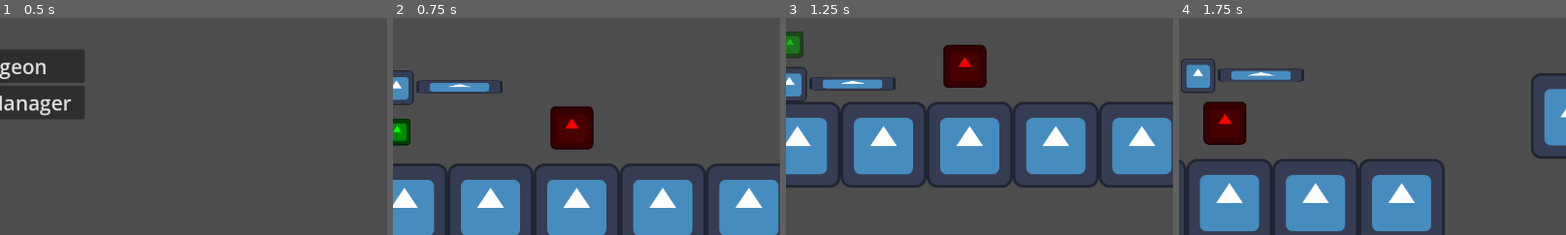
Above: before the commit, frames 1-4 (left to right).
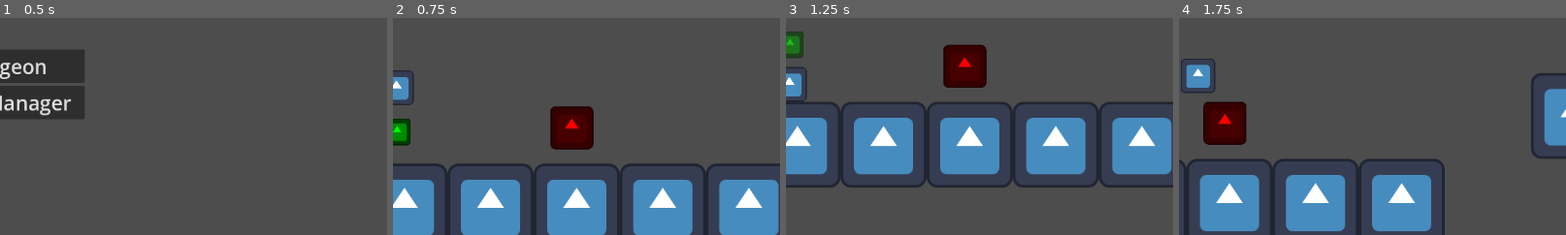
Above: after the commit, the same moments.

Repository: TheHumanMRP/RPG-Life-Tracker
Game: Godot game, scene res://Folders/Systems/Main/Scenes/main_scene.tscn
Two runs of this game, one before a commit and one after it. Both use one fixed random seed, a clock stepped at 60 frames per second and the inputs below. The engine's default icon, where the game draws it, is replaced by a stand-in: a white triangle on a blue panel in a dark square.
Inputs (mouse positions are % of the whole screen's width and height, from its top left):
- Up to frame 1 (0.5 s): no input
- Up to frame 2 (0.75 s): click "Dungeon" at 0.5 s
- Up to frame 3 (1.25 s): no input
- Up to frame 4 (1.75 s): move the mouse to (31, 92) at 1.27 s; hold D (move_right) from 1.28 s (still down); tap E (equip_item) at 1.35 s; click (31, 92) at 1.42 s; tap Space (jump) at 1.52 s
The pictures show only the part of the screen within x 50-99%, y 35-85%; the shares and areas given below are measured in that part.

Frame 1 is identical in both runs. In frame 2, 0.9% of the frame differs, in the area x 6-29%, y 28-35%; in frame 3, 0.9%, in the area x 6-29%, y 27-34%; in frame 4, 0.9%.
Error before the commit: Invalid access to property or key 'info_getter' on a base object of type 'Node (global.gd)'. (res://Folders/Systems/Player/player.gd:48)

Commit message:
Auto commit at 2026-08-27 22:08:46

Diff:
--- a/Folders/Components/Equipment_Manager/equipment_manager.gd
+++ b/Folders/Components/Equipment_Manager/equipment_manager.gd
@@ -11,13 +11,13 @@
 var selected_item_id: int = Constants.NO_ITEM
 
 func _ready() -> void:
-	Global.signal_bus.item_selected.connect(select_item)
-	Global.signal_bus.equip_item.connect(equip)
+	SignalBus.item_selected.connect(select_item)
+	SignalBus.equip_item.connect(equip)
 
 	sword_scene.hide()
 
 func get_item_entry(item_id: int) -> ItemEntry:
-	return Global.all_global_items_manager.get_item_by_id(item_id)
+	return AllGlobalItemsManager.get_item_by_id(item_id)
 
 func equip(item_id: int) -> void:
 	if item_id == Constants.NO_ITEM:
--- a/Folders/Systems/Player/player.gd
+++ b/Folders/Systems/Player/player.gd
@@ -45,7 +45,7 @@
 	movement_component = MovementComponent.new()
 	inventory_logic_component = InventoryLogicComponent.new()
 
-	var player_max_health: int = Global.info_getter.get_player_max_health()
+	var player_max_health: int = InfoGetter.get_player_max_health()
 
 	health_component.setup(player_max_health, "Player")
 
@@ -116,6 +116,6 @@
 
 ## Handles player death.
 func _on_player_died() -> void:
-	Global.signal_bus.player_died.emit()
+	SignalBus.player_died.emit()
 
 	# TO-DO: Add player death animation here
